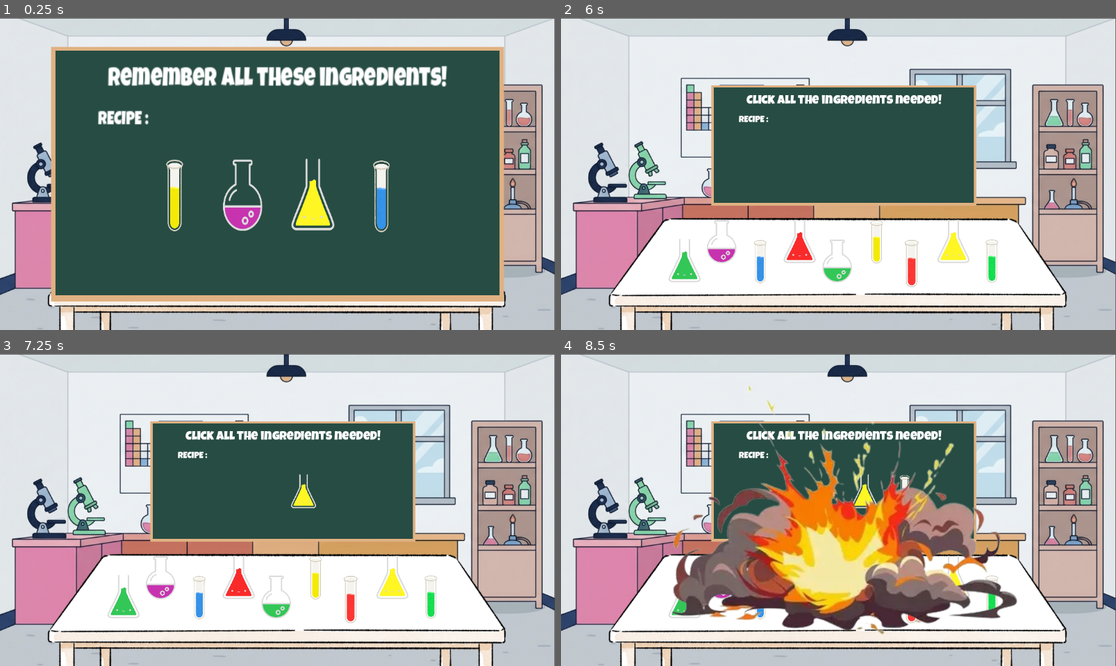
Above: before the commit, frames 1-4 (two rows, left to right).
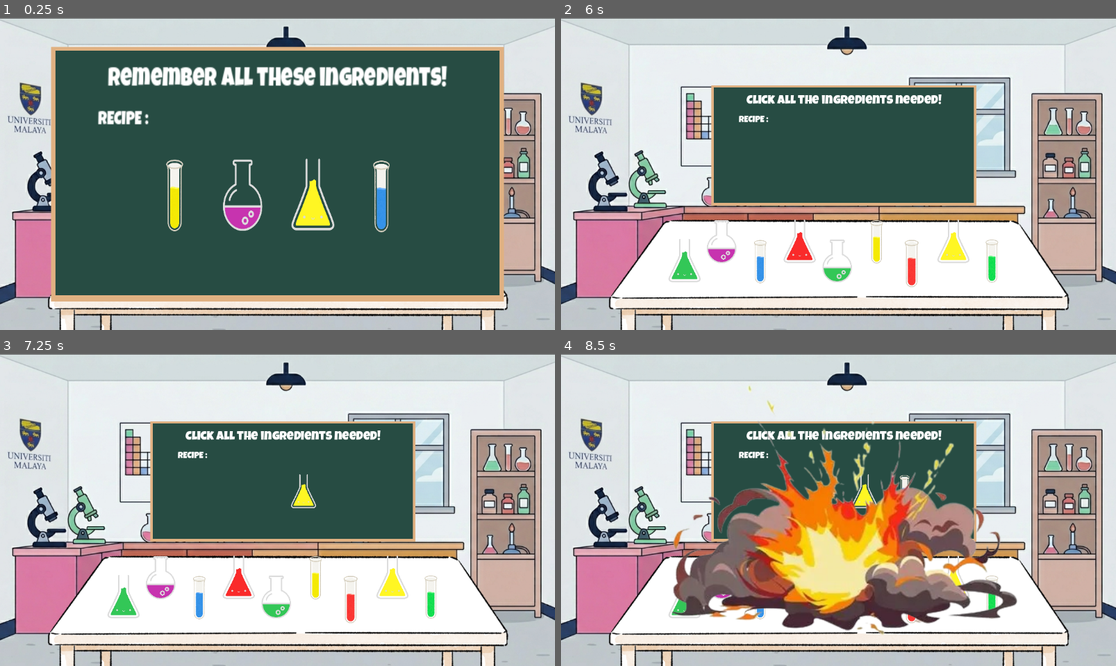
Above: after the commit, the same moments.

Repository: Muhd-Mairaj/um-micro-games
Game: Godot game, scene res://minigames/lab_explosion/LabExplosion.tscn
Two runs of this game, one before a commit and one after it. Both use one fixed random seed, a clock stepped at 60 frames per second and the inputs below. This scene is started directly instead of the project's main scene. Sound files missing from this copy of the repository are replaced by a short silence.
Inputs (mouse positions are in pixels of both pictures, inside the frame that each line leads up to):
- Up to frame 1 (0.25 s): no input
- Up to frame 2 (6 s): click (760, 261) at 0.5 s; click (683, 261) at 1.25 s; click (916, 264) at 2 s; click (721, 242) at 2.75 s; click (799, 242) at 3.5 s; click (877, 242) at 4.25 s; click (838, 261) at 5 s; click (993, 261) at 5.75 s
- Up to frame 3 (7.25 s): click (394, 578) at 6.5 s
- Up to frame 4 (8.5 s): click (760, 597) at 7.25 s; click (683, 597) at 8 s

The runs differ from the first frame. In frame 1, 8.7% of the frame differs, in the area x 0-100%, y 0-100%; in frame 2, 19%; in frame 3, 19%; in frame 4, 17%.

Commit message:
update(minigames): change background for lab_explosion and virus_scanner)

Diff:
--- a/minigames/lab_explosion/LabExplosion.tscn
+++ b/minigames/lab_explosion/LabExplosion.tscn
@@ -31,8 +31,8 @@
 script = ExtResource("1_glv2v")
 
 [node name="Background" type="Sprite2D" parent="." unique_id=1241406094]
-position = Vector2(575, 325)
-scale = Vector2(0.6, 0.6)
+position = Vector2(577.5, 328)
+scale = Vector2(0.60260415, 0.60555565)
 texture = ExtResource("2_20pc6")
 
 [node name="Explosion" type="Sprite2D" parent="." unique_id=1208753197]
--- a/minigames/virus_scanner/VirusScanner.tscn
+++ b/minigames/virus_scanner/VirusScanner.tscn
@@ -18,8 +18,8 @@
 script = ExtResource("1_glv2v")
 
 [node name="Background" type="Sprite2D" parent="." unique_id=1241406094]
-position = Vector2(575, 325)
-scale = Vector2(0.6, 0.6)
+position = Vector2(588.6, 326.50003)
+scale = Vector2(0.916279, 0.8372396)
 texture = ExtResource("2_fos0i")
 
 [node name="Blackbox" type="Sprite2D" parent="." unique_id=1122209852]
Binary file changed: assets/assets_lab_explosion/lab_explosion_background.png
Binary file removed: assets/assets_lab_explosion/virus.png
Binary file removed: assets/assets_lab_explosion/virus_scanner_background.png
Binary file changed: assets/assets_virus_scanner/virus_scanner_background.png
Not shown: 1 places in minigames/lab_explosion/LabExplosion.tscn that only renumber resources
Not shown: 1 places in minigames/virus_scanner/VirusScanner.tscn that only renumber resources
